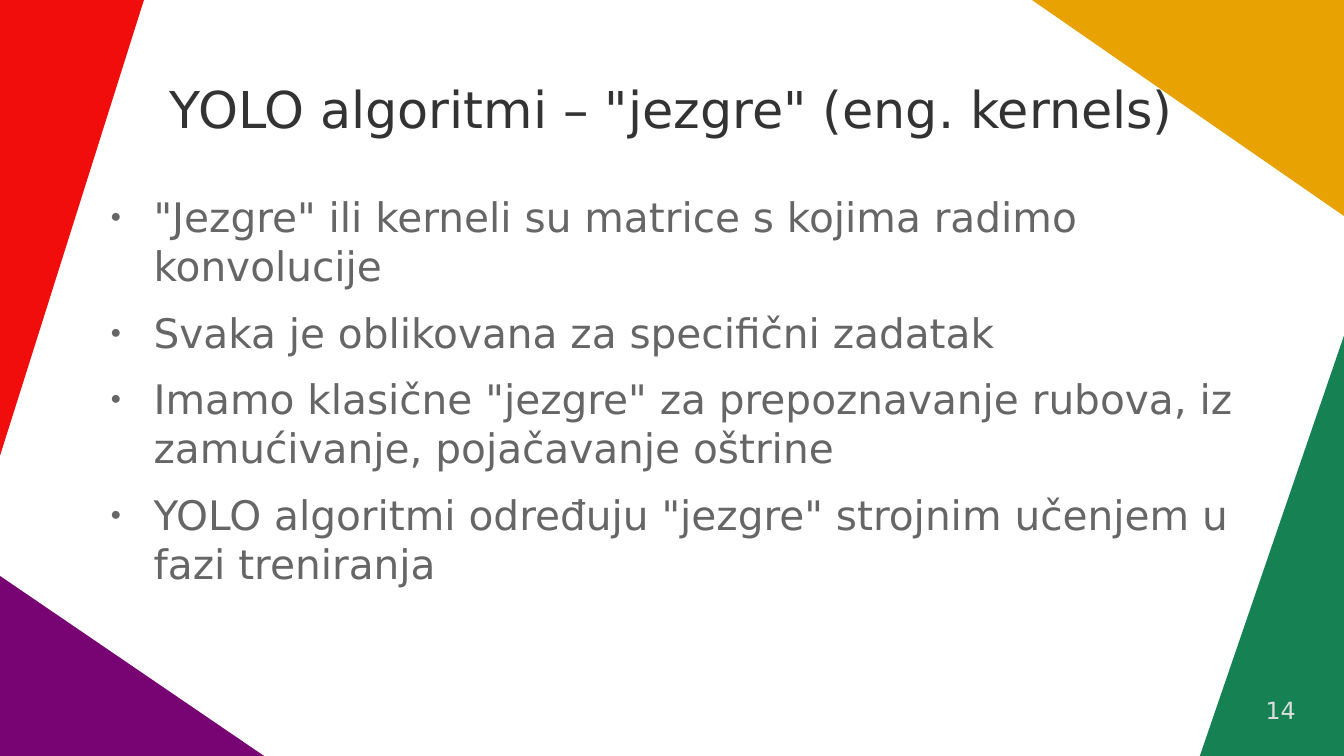
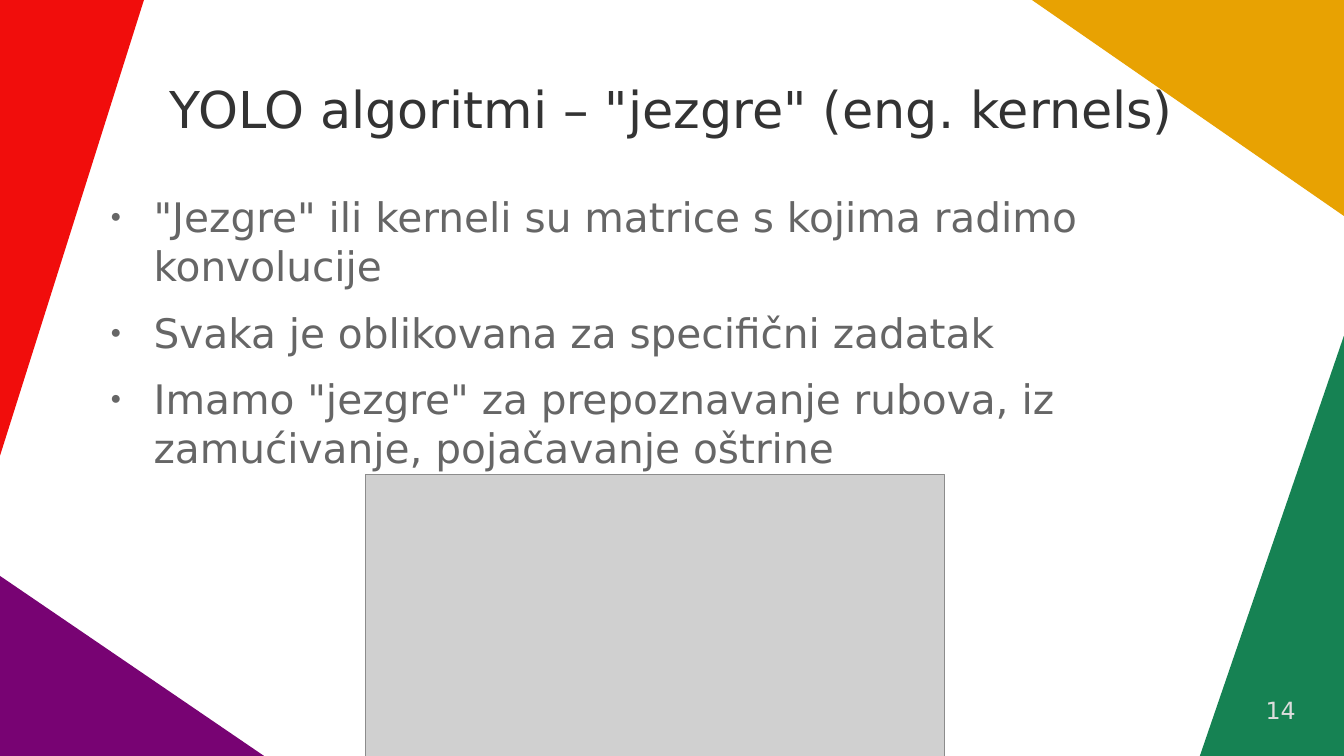
Before and after one commit to VidJoha/Seminar---CNN-i-YOLO-algoritmi, a slide deck: slide 14 of Konvolucijske neuralne mreže.odp. Drawn at 1344x756 pixels with LibreOffice and Linux fonts; fonts in the diff are those of the drawing; grey boxes stand for pictures. Boxes give left, top, right and bottom in pixels: in the first picture for what was removed or moved away, otherwise in the second. Text is boxed around its words. In the diff, an @@ line names an element or a change of style, - is before the commit and + after.

```diff
--- a/Konvolucijske neuralne mreže.odp
+++ b/Konvolucijske neuralne mreže.odp
@@ text at (154, 383, 1055, 472): text changed @@
-● Imamo klasične "jezgre" za prepoznavanje rubova, iz zamućivanje, pojačavanje oštrine
-● YOLO algoritmi određuju "jezgre" strojnim učenjem u fazi treniranja
+● Imamo "jezgre" za prepoznavanje rubova, iz zamućivanje, pojačavanje oštrine
@@ picture added at (366, 474, 945, 756) @@
```
Also in this commit, not shown: 5 other slides changed, 1 slide removed, 1 other file.
